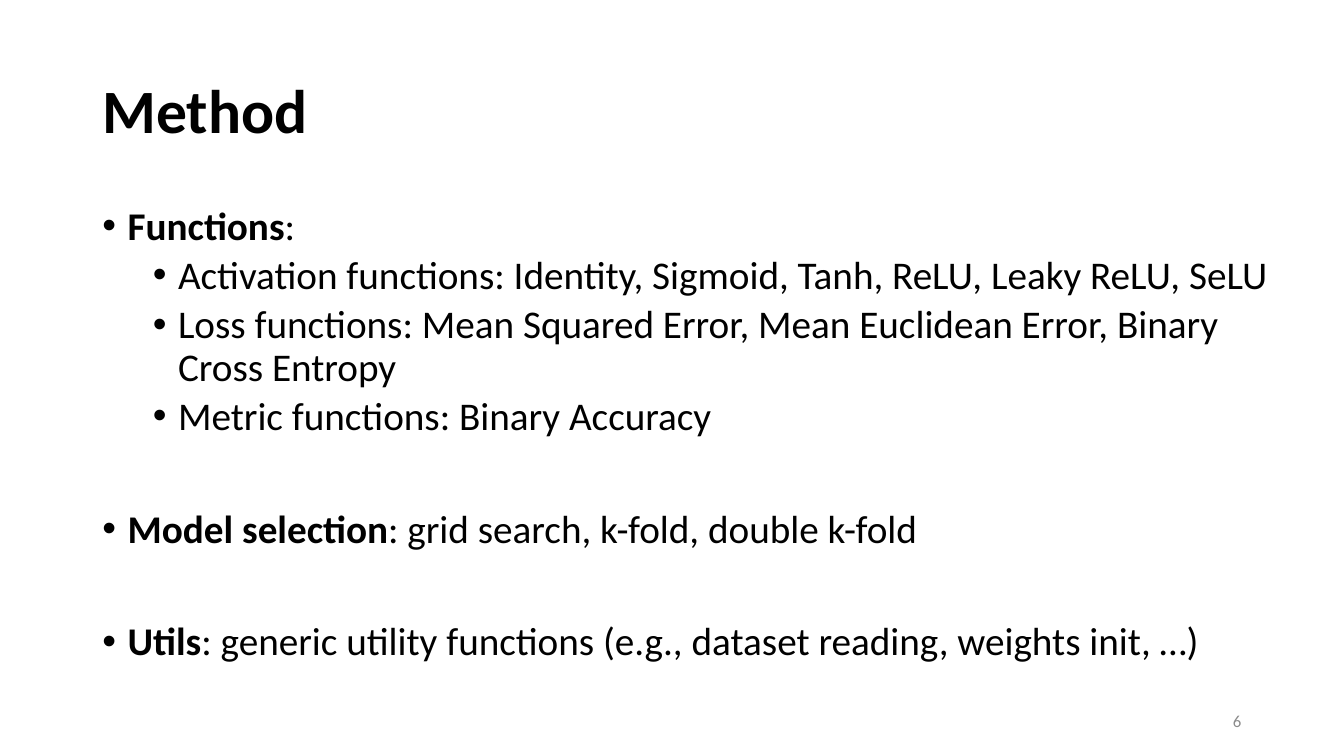
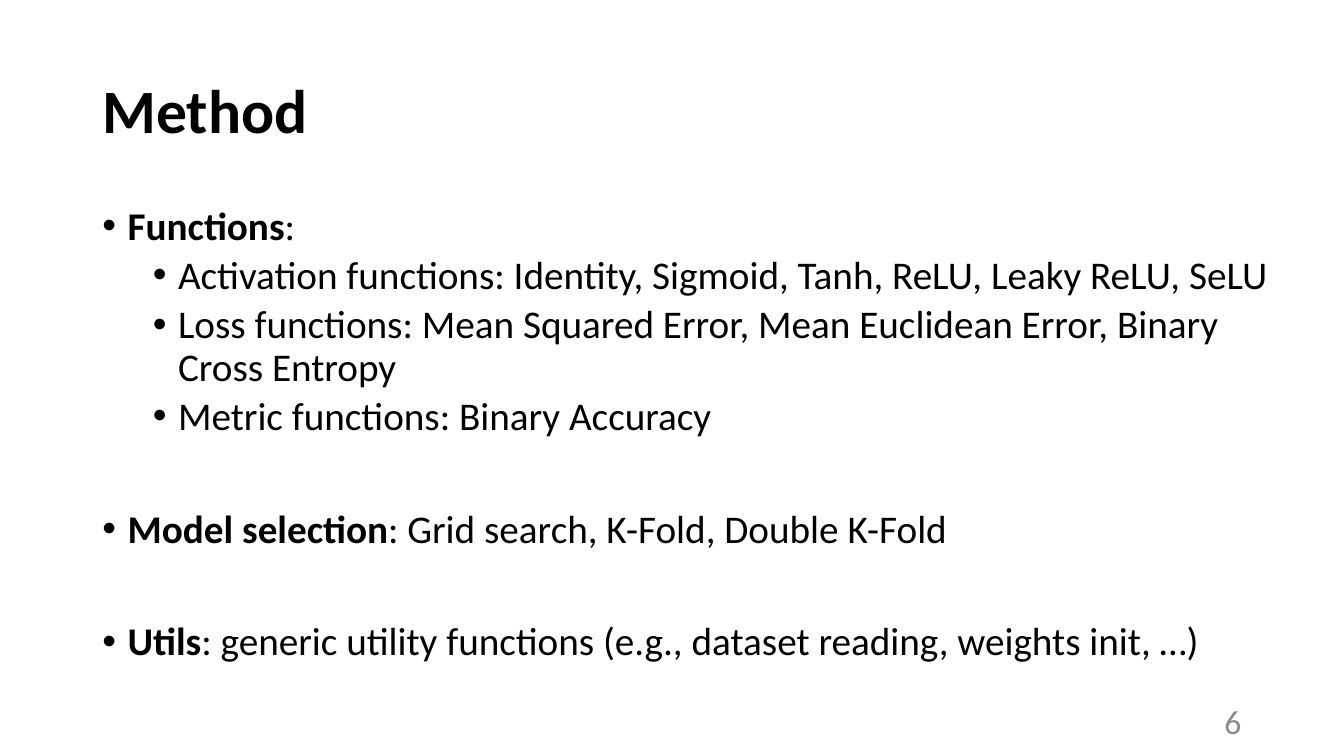
Before and after one commit to tommasoDR/NN-Implementation, a slide deck: slide 6 of Report.pptx. Drawn at 1344x756 pixels with LibreOffice and Linux fonts; fonts in the diff are those of the drawing. Boxes give left, top, right and bottom in pixels: in the first picture for what was removed or moved away, otherwise in the second. Text is boxed around its words. In the diff, an @@ line names an element or a change of style, - is before the commit and + after.

```diff
--- a/Report.pptx
+++ b/Report.pptx
@@ text at <box>128,515,947,548</box>: text changed @@
-• Model selection: grid search, k-fold, double k-fold
+• Model selection: Grid search, K-Fold, Double K-Fold
@@ page number at <box>1224,711,1241,734</box>: size 12 to 24 pt @@
```
Also in this commit, not shown: 17 other slides changed, 6 slides added, 1 slide removed, 15 other files.
